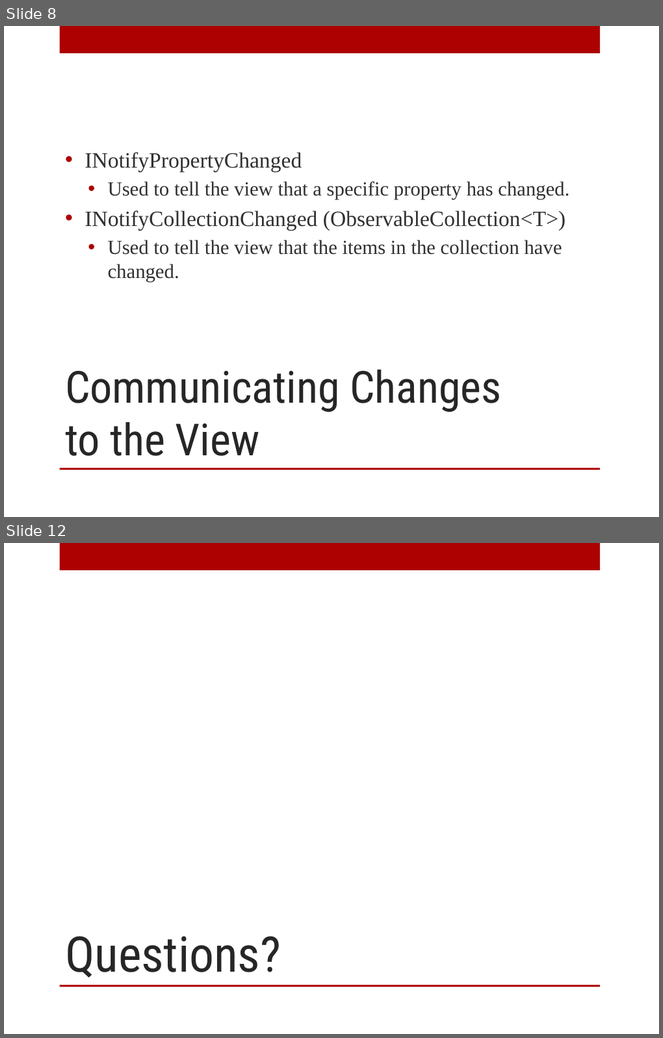
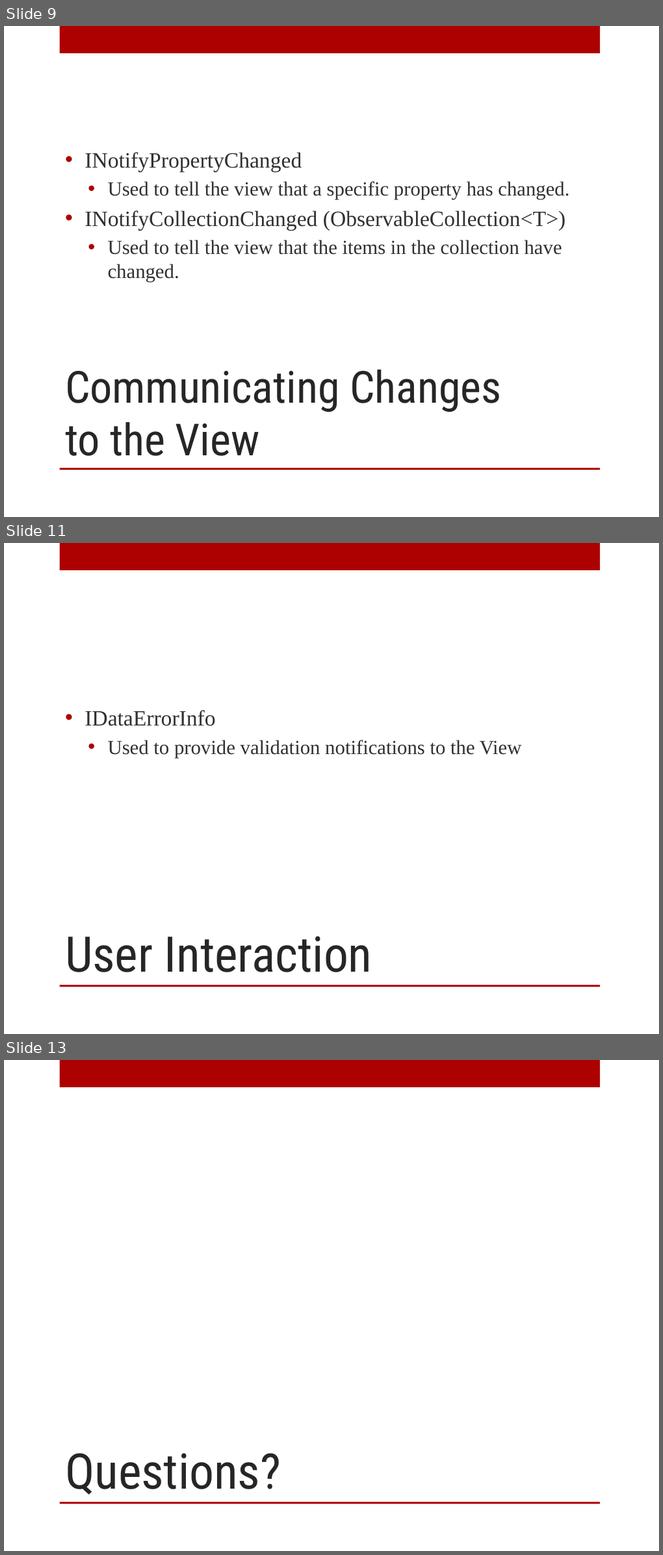
Before and after one commit to arcresources/MVPtoMVVM, a slide deck: docs/MVP to MVVM.pptx. Shown one above the other, each under a label of ours: slides 8 and 12 before the commit, slides 9, 11 and 13 after it; the slides between them are not shown. The pictures are 663x1038 and 663x1555 pixels, drawn with LibreOffice and Linux fonts; fonts in the diff are those of the drawing; background and template pictures are left out. Boxes give left, top, right and bottom in pixels: in the first picture for what was removed or moved away, otherwise in the second. Text is boxed around its words. In the diff, an @@ line names an element or a change of style, - is before the commit and + after.

```diff
--- a/docs/MVP to MVVM.pptx
+++ b/docs/MVP to MVVM.pptx
@@ slide 11 added at [4, 543, 659, 1034], background picture (left out); not listed: 2 template elements that a slide beside it also shows @@
@@ text added at [85, 710, 522, 758], 22 pt, text #303030 @@
+• IDataErrorInfo
+  • Used to provide validation notifications to the View
@@ title added at [65, 936, 373, 973], 54 pt, text #262626 @@
+User Interaction
@@ what was slide 8 is now slide 9 @@
@@ what was slide 12 is now slide 13 @@
```
Also in this commit, not shown: 7 slides changed, 1 other slide added, 1 slide removed, 2 other files.
